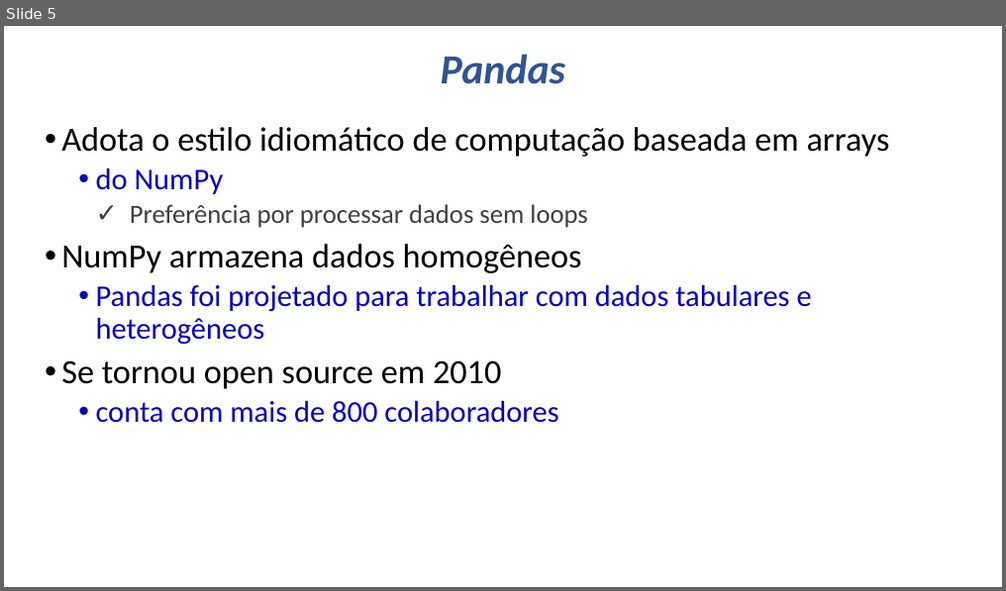
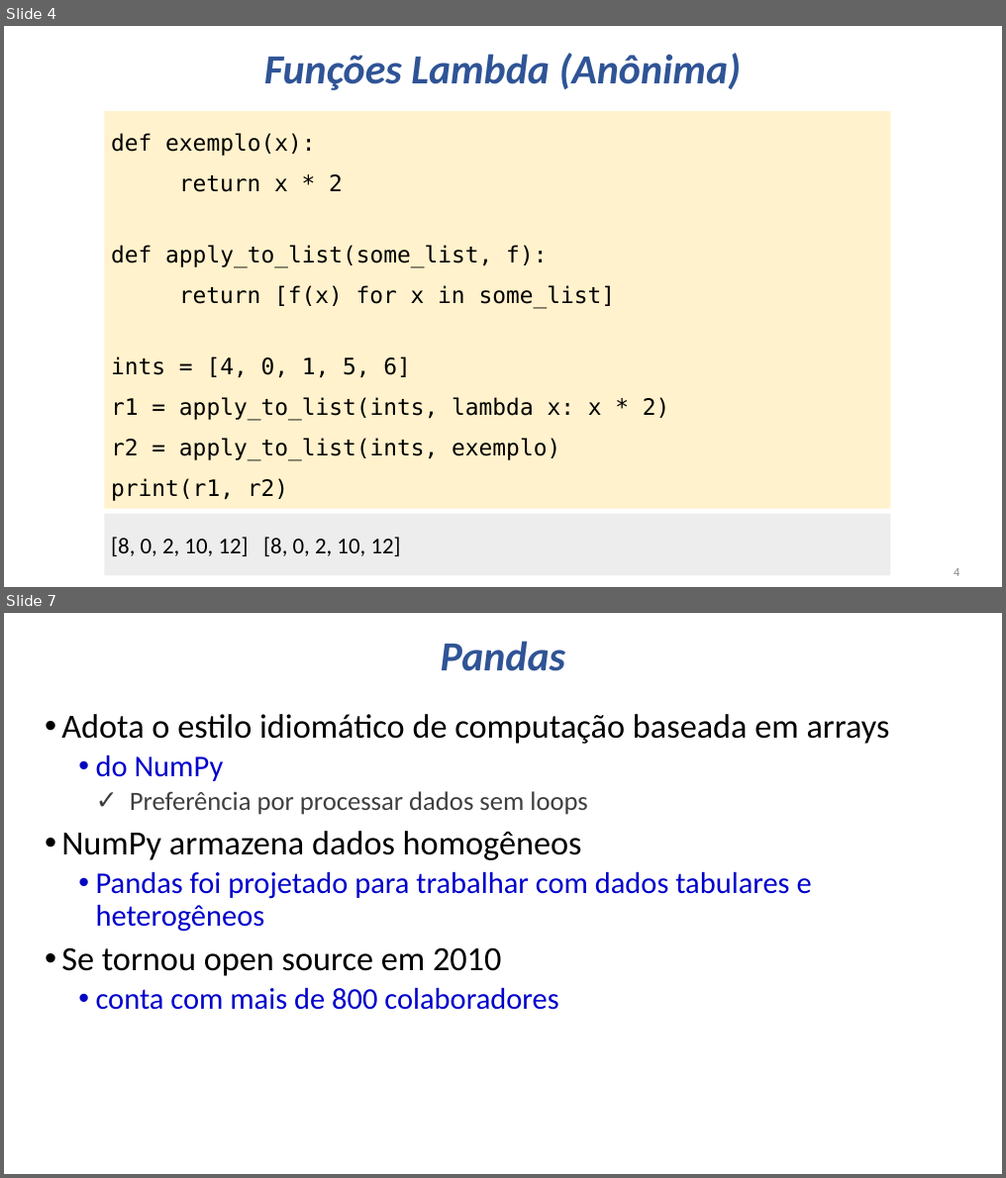
Before and after one commit to fabriciosantana/mcdia-python, a slide deck: Aulas/Aula5/Aula05_Pandas.pptx. Shown one above the other, each under a label of ours: slide 5 before the commit, slides 4 and 7 after it; the slides between them are not shown. The pictures are 1006x591 and 1006x1178 pixels, drawn with LibreOffice and Linux fonts; fonts in the diff are those of the drawing. Boxes give left, top, right and bottom in pixels: in the first picture for what was removed or moved away, otherwise in the second. Text is boxed around its words. In the diff, an @@ line names an element or a change of style, - is before the commit and + after.

```diff
--- a/Aulas/Aula5/Aula05_Pandas.pptx
+++ b/Aulas/Aula5/Aula05_Pandas.pptx
@@ slide 4 added at bbox=[4, 26, 1002, 587], background #FFFFFF @@
@@ title added at bbox=[264, 53, 742, 90], 44 pt, text #2F5496, bold, italic @@
+Funções Lambda (Anônima)
@@ rectangle added at bbox=[104, 111, 891, 509], fill #FFF2CC, 24 pt, text #000000 @@
+def exemplo(x):
+return x * 2
+def apply_to_list(some_list, f):
+return [f(x) for x in some_list]
+ints = [4, 0, 1, 5, 6]
+r1 = apply_to_list(ints, lambda x: x * 2)
+r2 = apply_to_list(ints, exemplo)
+print(r1, r2)
@@ rectangle added at bbox=[104, 514, 891, 575], fill #EDEDED, 24 pt, text #000000 @@
+[8, 0, 2, 10, 12] [8, 0, 2, 10, 12]
@@ page number added at bbox=[953, 569, 959, 576], 13.3 pt, text #8B8B8B @@
+4
@@ what was slide 5 is now slide 7 @@
```
Also in this commit, not shown: 1 slide changed, 2 other slides added, 1 slide removed, 2 other files.
